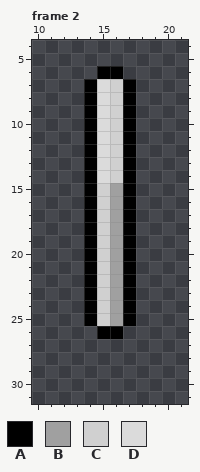
Two states of a pixel-art file, aseprite/patterns.aseprite. The picture above is the old version.
32x32 pixels, 12 frames. Shown: frame 2: x 10..21, y 4..31. The commit also changed other frames, which this record leaves out.
Palette (. is transparent): A #000000  B #a0a0a0  C #d0d0d0  D #dbdbdb
Pixels before, frame 2, first column x 14:
 6 .AA.
 7 ADCA
 8 ADCA
 9 ADCA
10 ADCA
11 ADCA
12 ADCA
13 ADCA
14 ADCA
15 ACBA
16 ACBA
17 ACBA
18 ACBA
19 ACBA
20 ACBA
21 ACBA
22 ACBA
23 ACBA
24 ACBA
25 ACBA
26 .AA.
After:
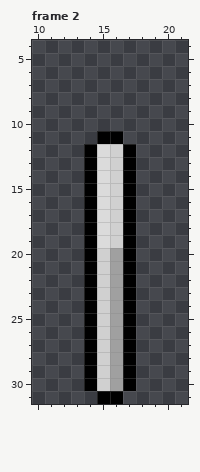
The edit:
{"where": "frame 2"}
{"frame":2,"y":6,"x":15,"old":"AA","new":".."}
{"frame":2,"y":7,"x":14,"old":"ADCA","new":"...."}
{"frame":2,"y":8,"x":14,"old":"ADCA","new":"...."}
{"frame":2,"y":9,"x":14,"old":"ADCA","new":"...."}
{"frame":2,"y":10,"x":14,"old":"ADCA","new":"...."}
{"frame":2,"y":11,"x":14,"old":"ADCA","new":".AA."}
{"frame":2,"y":15,"x":15,"old":"CB","new":"DC"}
{"frame":2,"y":16,"x":15,"old":"CB","new":"DC"}
{"frame":2,"y":17,"x":15,"old":"CB","new":"DC"}
{"frame":2,"y":18,"x":15,"old":"CB","new":"DC"}
{"frame":2,"y":19,"x":15,"old":"CB","new":"DC"}
{"frame":2,"y":26,"x":14,"old":".AA.","new":"ACBA"}
{"frame":2,"y":27,"x":14,"old":"....","new":"ACBA"}
{"frame":2,"y":28,"x":14,"old":"....","new":"ACBA"}
{"frame":2,"y":29,"x":14,"old":"....","new":"ACBA"}
{"frame":2,"y":30,"x":14,"old":"....","new":"ACBA"}
{"frame":2,"y":31,"x":15,"old":"..","new":"AA"}
